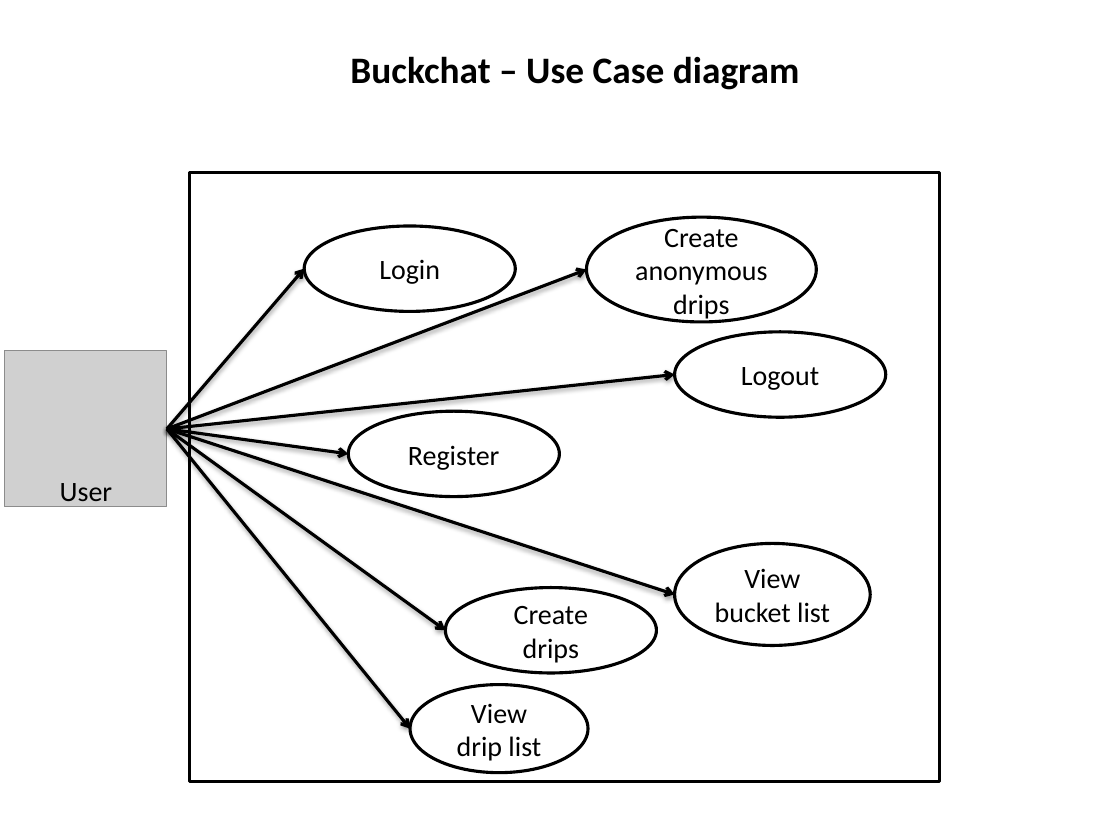
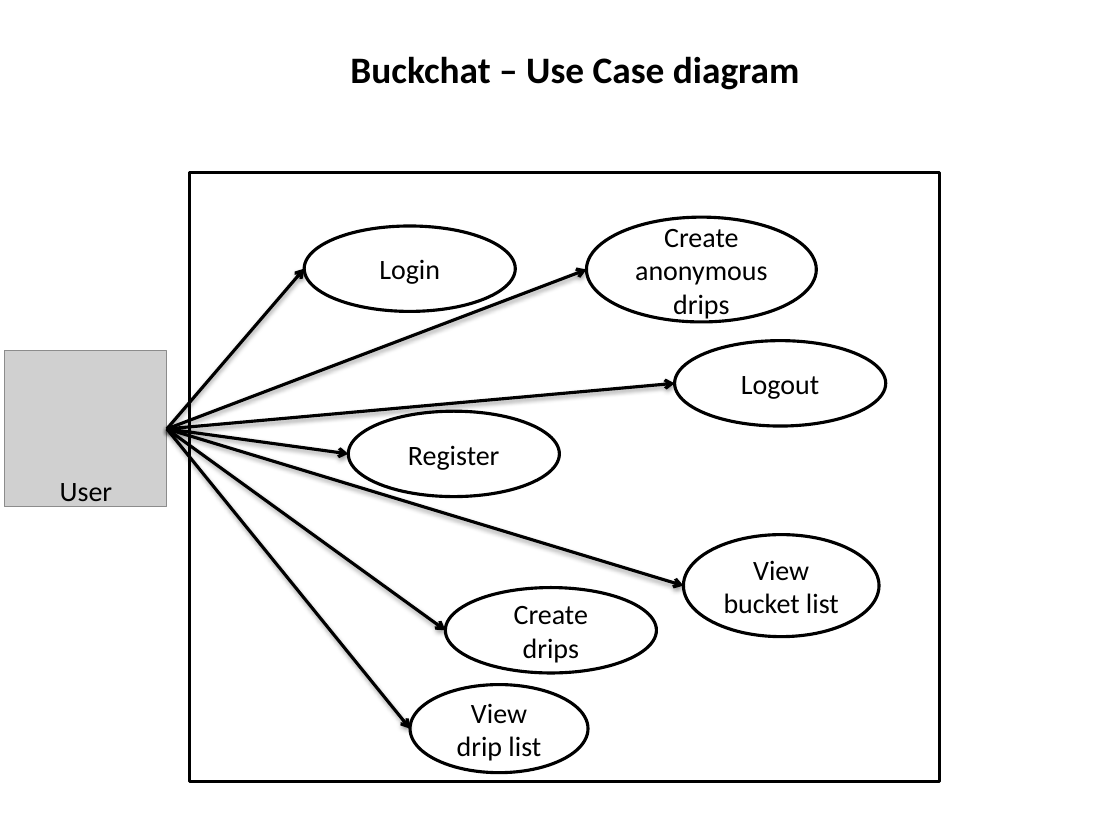
Before and after one commit to CS506/fall2016-group1, a slide deck: slide 1 of docs/sprint3/archives/buckchat-use-case-diagram.pptx. Drawn at 1120x840 pixels with LibreOffice and Linux fonts; fonts in the diff are those of the drawing; grey boxes stand for pictures. Boxes give left, top, right and bottom in pixels: in the first picture for what was removed or moved away, otherwise in the second. Text is boxed around its words. In the diff, an @@ line names an element or a change of style, - is before the commit and + after.

```diff
--- a/docs/sprint3/archives/buckchat-use-case-diagram.pptx
+++ b/docs/sprint3/archives/buckchat-use-case-diagram.pptx
@@ ellipse "Logout" moved from (x1=674, y1=332, x2=886, y2=417) to (x1=674, y1=340, x2=886, y2=426) @@
@@ arrow moved from (167, 429) - (674, 374) to (167, 429) - (674, 383) @@
@@ arrow moved from (167, 429) - (674, 595) to (167, 429) - (683, 586) @@
@@ ellipse "View bucket list" moved from (x1=674, y1=543, x2=870, y2=645) to (x1=683, y1=534, x2=879, y2=636) @@
```
Also in this commit, not shown: 1 other file.
